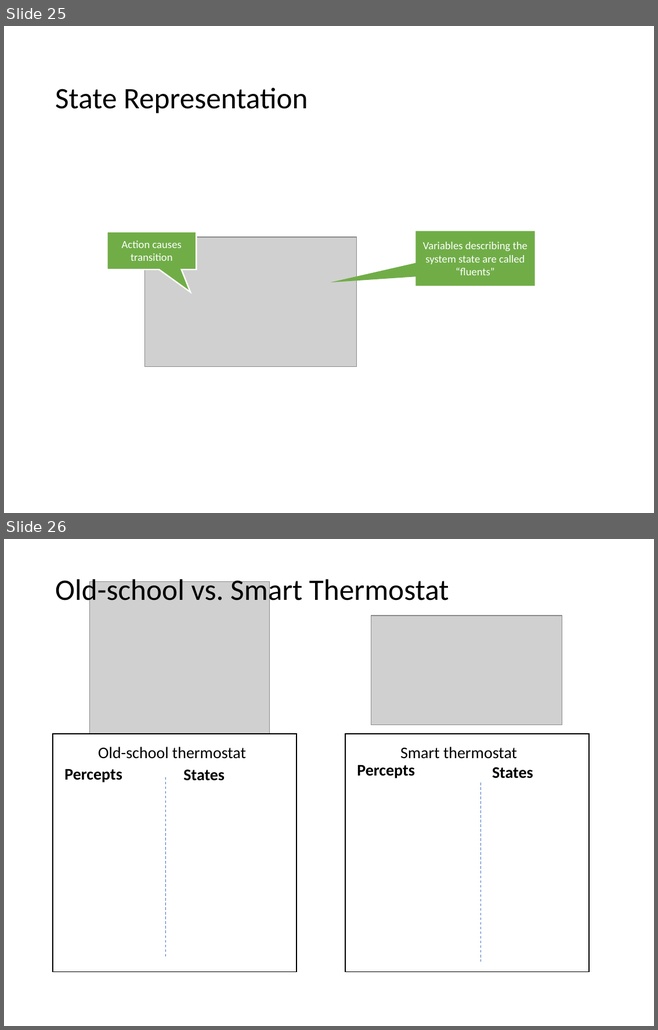
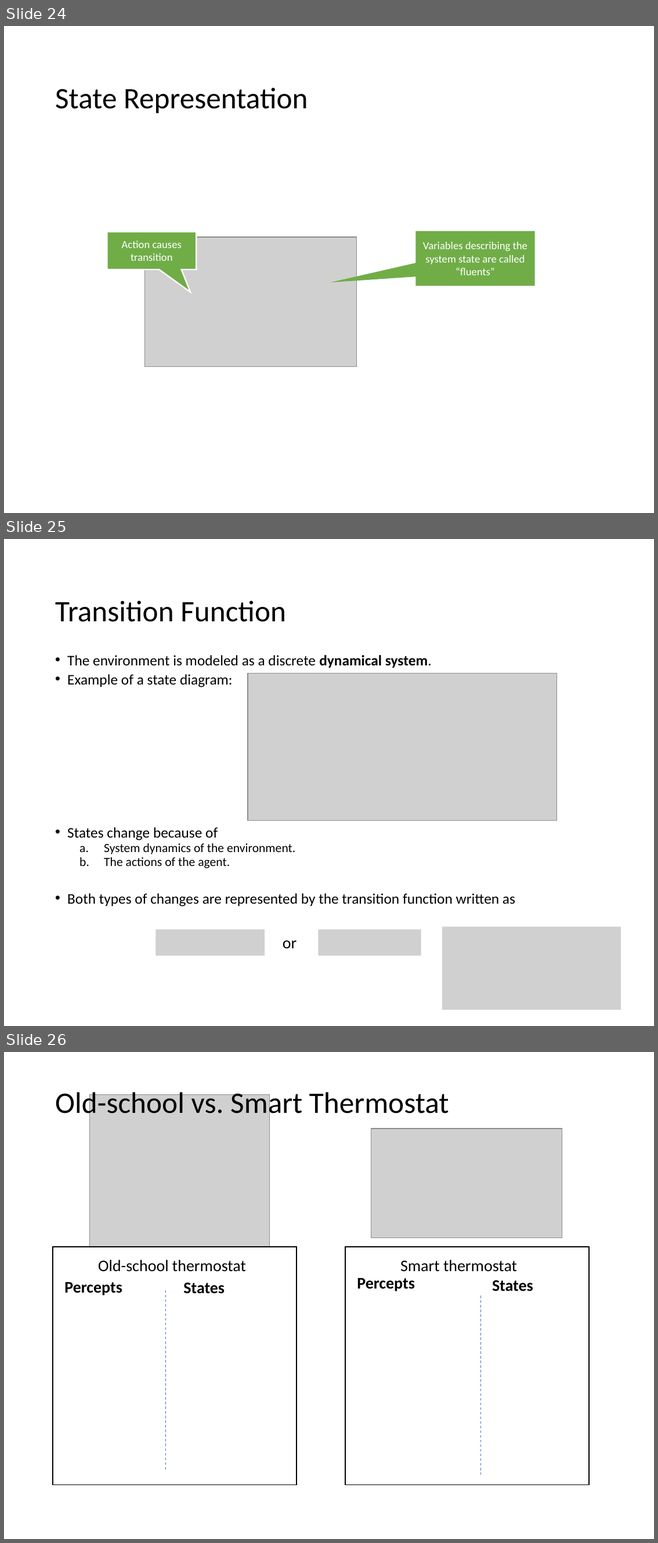
Before and after one commit to mhahsler/CS7320-AI, a slide deck: slides/02_agents.pptx. Shown one above the other, each under a label of ours: slides 25 and 26 before the commit, slides 24, 25 and 26 after it. The pictures are 658x1030 and 658x1543 pixels, drawn with LibreOffice and Linux fonts; fonts in the diff are those of the drawing; grey boxes stand for pictures. Boxes give left, top, right and bottom in pixels: in the first picture for what was removed or moved away, otherwise in the second. Text is boxed around its words. In the diff, an @@ line names an element or a change of style, - is before the commit and + after.

```diff
--- a/slides/02_agents.pptx
+++ b/slides/02_agents.pptx
@@ slide 25 added at [4,539,654,1026], background #FFFFFF @@
@@ title added at [55,600,286,622], 33 pt, text #000000 @@
+Transition Function
@@ text added at [67,655,515,907], 16.3 pt, text #000000 @@
+• The environment is modeled as a discrete dynamical system.
+• Example of a state diagram:
+• States change because of
+  a. System dynamics of the environment.
+  b. The actions of the agent.
+• Both types of changes are represented by the transition function written as
@@ picture added at [248,674,557,821] @@
@@ picture added at [155,929,264,955] @@
@@ picture added at [318,929,420,955] @@
@@ picture added at [442,927,621,1010] @@
@@ text added at [282,940,296,948], 18 pt, text #000000 @@
+or
@@ what was slide 25 is now slide 24 @@
```
Also in this commit, not shown: 2 slides changed, 1 slide removed, 1 other file.
